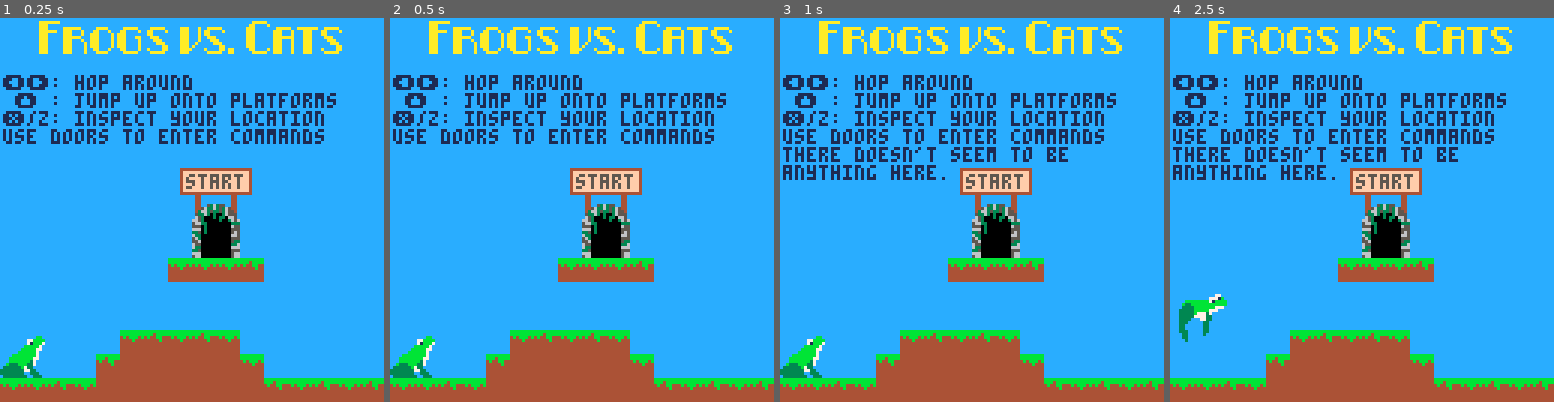
Above: before the commit, frames 1-4 (left to right).
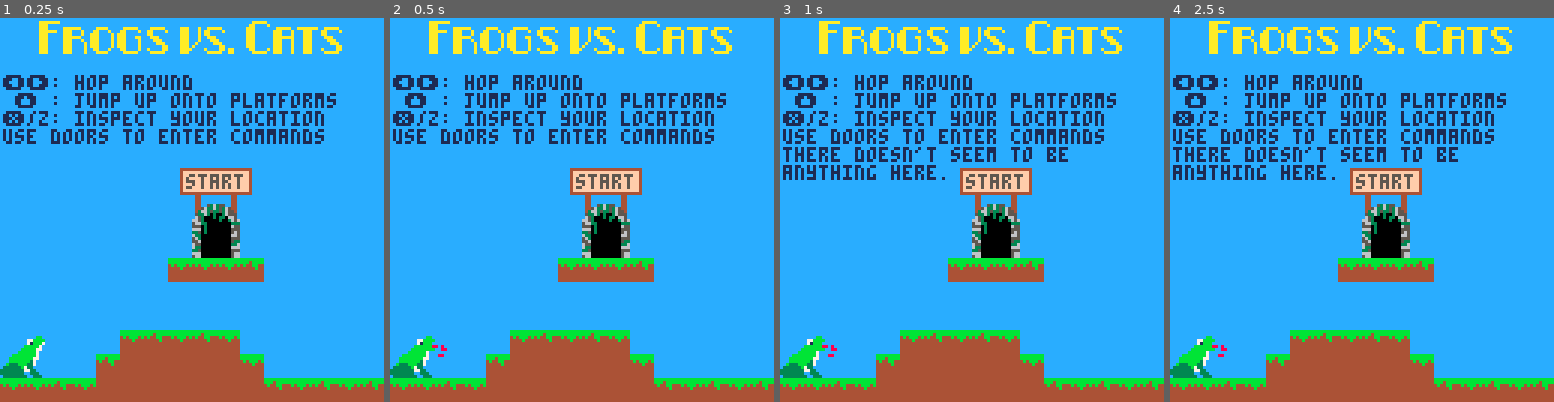
Above: after the commit, the same moments.

Repository: cincodenada/frogsvscats
Game: PICO-8 cartridge frogsvscats.p8
Same seed, same stepped clock (60 frames per second), same inputs: the game is played once before the commit and once after it.
Inputs:
- Up to frame 1 (0.25 s): no input
- Up to frame 2 (0.5 s): tap X (X key) at 0.33 s
- Up to frame 3 (1 s): tap O (Z key) at 0.7 s
- Up to frame 4 (2.5 s): tap X (X key) at 1.07, 1.85 s; hold Right 1.6-2.1 s; tap O (Z key) at 1.7, 2.1 s; hold Up 2.15-2.42 s; hold Right from 2.47 s (still down)

Frame 1 is identical in both runs. In frame 2, less than 0.1% of the frame differs, in the area x 9-15%, y 84-89%; in frame 3, less than 0.1%; in frame 4, 1.5%, in the area x 0-15%, y 71-94%.

Commit message:
Start animating tongue

Diff:
--- a/frogsvscats.p8
+++ b/frogsvscats.p8
@@ -554,6 +554,8 @@
 	end
 end
 function game:dbg(txt)
+	-- Work around nils being empty table entries
+	if(txt == nil) txt = "[nil]"
 	add(self.debug, txt)
 end
 function game:draw_debug()
@@ -759,18 +761,30 @@
 function visible:constructor(x,y,sprite)
 	self.sprite = sprite
 	self.sprites = {}
+	self.aux_pos = {}
 	self.facing = 1
 	super(visible, self, x, y, self.sprite.w*8, self.sprite.h*8)
 end
 function visible:add_sprite(key, sprite) self.sprites[key] = sprite end
 function visible:set_sprite(key) self.cur_sprite = key end
-function visible:get_sprite()
+function visible:get_sprite(key)
+	if(key) return self.sprites[key]
+
 	if(self.cur_sprite) return self.sprites[self.cur_sprite]
 	return self.sprite
 end
+function visible:set_aux(key, x, y)
+	if(not x) x = 0
+	if(not y) y = 0
+	self.aux_pos[key] = {x=x,y=y}
+end
+function visible:remove_aux(key) self.aux_pos[key] = nil end
 function visible:draw()
 	local sprite = self:get_sprite()
 	if(sprite) sprite:draw(self.x, self.y, self.facing)
+	for key, pos in pairs(self.aux_pos) do
+		self.sprites[key]:draw(self.x+pos.x, self.y+pos.y)
+	end
 	super(visible).draw(self)
 end
 
@@ -1038,6 +1052,7 @@
 	super(frog, self,
 		x, y, sprite(2, 2, {0,count=16}))
 	self:add_sprite('attack',sprite(2,2,{64,count=3}))
+	self:add_sprite('tongue',sprite(1,1,{70,count=4}))
 end
 function frog:base_fpf() return 1 end
 function frog:jump(dir)
@@ -1116,12 +1131,37 @@
 	self:reset_anim()
 	self:clear_move()
 	self:set_sprite('attack')
+	self:set_frame_slow(2,2,20)
 	self:animate(false)
 	sfx(18)
 	sfx(19)
 end
+function frog:update_anim()
+	super(frog).update_anim(self)
+	-- If we're ready to start the tongue
+	if(self.attacking) then
+		if(self:get_sprite():frame() == 2) then
+			if(self:get_sprite():entered(2)) then
+				self.tongue_frame = 0
+				self.tongue_dir = 1
+			else
+				if(self.tongue_frame == 5) self.tongue_dir=-1
+				self.tongue_frame += self.tongue_dir*0.5
+			end
+			self:set_aux('tongue',self.w+self.tongue_frame, -self.h+8)
+			self:get_sprite('tongue'):set_frame(min(self.tongue_frame, 2))
+		elseif self:get_sprite():entered(0) then
+			self.attacking = false
+			self:remove_aux('tongue')
+		end
+	end
+end
 function frog:draw()
 	super(frog).draw(self)
+	if(self.attacking and self.tongue_frame) then
+		local ts = {x=self.x+self.w*self.facing, y=self.y-self.h+8}
+		line(ts.x, ts.y, ts.x+self.tongue_frame, ts.y, 8)
+	end
 end
 
 player = class(frog)
